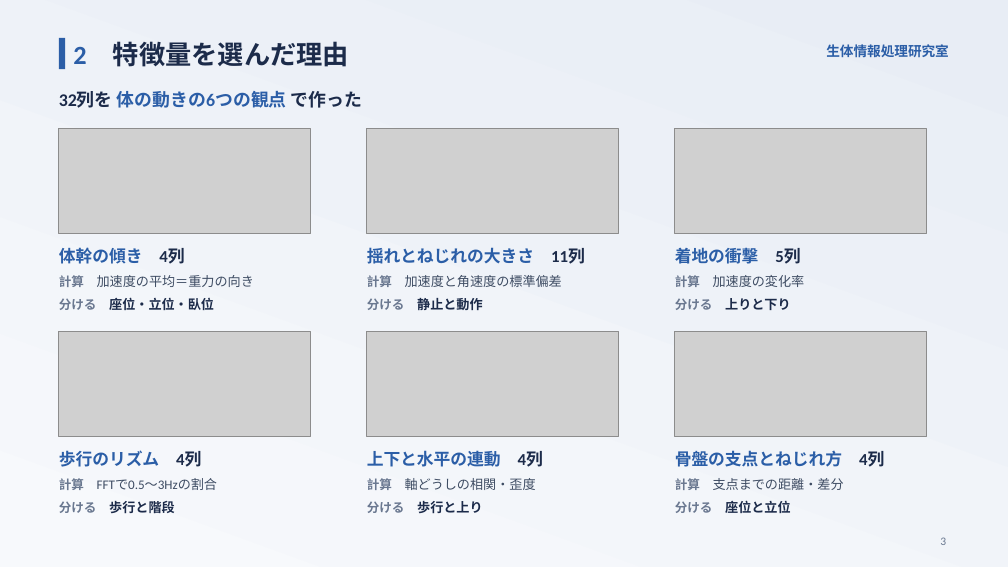
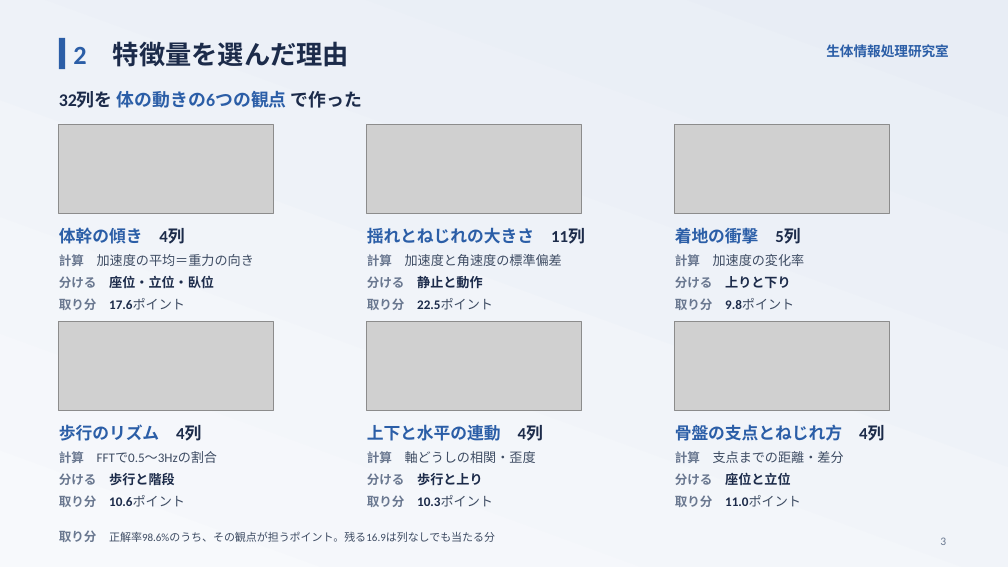
Before and after one commit to takuto-nohara/DataScienceContest, a slide deck: slide 3 of presentation/final_seitailab.pptx. Drawn at 1008x567 pixels with LibreOffice and Linux fonts; fonts in the diff are those of the drawing; grey boxes stand for pictures. Boxes give left, top, right and bottom in pixels: in the first picture for what was removed or moved away, otherwise in the second. Text is boxed around its words. In the diff, an @@ line names an element or a change of style, - is before the commit and + after.

```diff
--- a/presentation/final_seitailab.pptx
+++ b/presentation/final_seitailab.pptx
@@ picture resized from (x1=59, y1=129, x2=311, y2=234) to (x1=59, y1=125, x2=273, y2=214) @@
@@ picture resized from (x1=367, y1=129, x2=619, y2=234) to (x1=367, y1=125, x2=581, y2=214) @@
@@ picture resized from (x1=675, y1=129, x2=927, y2=234) to (x1=675, y1=125, x2=889, y2=214) @@
@@ text added at (x1=59, y1=298, x2=185, y2=310), 12.5 pt, text #1C2B4A, bold @@
+取り分 17.6ポイント
@@ text added at (x1=367, y1=298, x2=493, y2=310), 12.5 pt, text #1C2B4A, bold @@
+取り分 22.5ポイント
@@ 9 texts moved together from (x1=59, y1=247, x2=805, y2=310) to (x1=59, y1=227, x2=805, y2=288) @@
@@ text added at (x1=675, y1=298, x2=794, y2=310), 12.5 pt, text #3E4C63, bold @@
+取り分 9.8ポイント
@@ picture resized from (x1=59, y1=331, x2=311, y2=436) to (x1=59, y1=321, x2=273, y2=411) @@
@@ picture resized from (x1=367, y1=331, x2=619, y2=436) to (x1=367, y1=321, x2=581, y2=411) @@
@@ picture resized from (x1=675, y1=331, x2=927, y2=436) to (x1=675, y1=321, x2=889, y2=411) @@
@@ line spacing 18.1pt to 16.9pt in 12 elements at (x1=59, y1=254, x2=254, y2=266), (x1=59, y1=275, x2=214, y2=288), (x1=367, y1=254, x2=562, y2=266), (x1=675, y1=254, x2=805, y2=266), (x1=367, y1=276, x2=483, y2=288), (x1=675, y1=276, x2=791, y2=288), (x1=59, y1=451, x2=217, y2=463), (x1=367, y1=451, x2=536, y2=463), (x1=675, y1=451, x2=844, y2=463), (x1=59, y1=473, x2=175, y2=486), (x1=367, y1=473, x2=483, y2=486), (x1=675, y1=472, x2=791, y2=485) @@
@@ 9 texts moved together from (x1=59, y1=450, x2=884, y2=514) to (x1=59, y1=424, x2=884, y2=486) @@
@@ text added at (x1=59, y1=495, x2=185, y2=507), 12.5 pt, text #1C2B4A, bold @@
+取り分 10.6ポイント
@@ text added at (x1=367, y1=495, x2=493, y2=507), 12.5 pt, text #1C2B4A, bold @@
+取り分 10.3ポイント
@@ text added at (x1=675, y1=495, x2=801, y2=507), 12.5 pt, text #1C2B4A, bold @@
+取り分 11.0ポイント
@@ text added at (x1=59, y1=530, x2=495, y2=542), 10.5 pt, text #3E4C63 @@
+取り分 正解率98.6%のうち、その観点が担うポイント。残る16.9は列なしでも当たる分
```
Also in this commit, not shown: 1 other slide changed, 3 other files.
